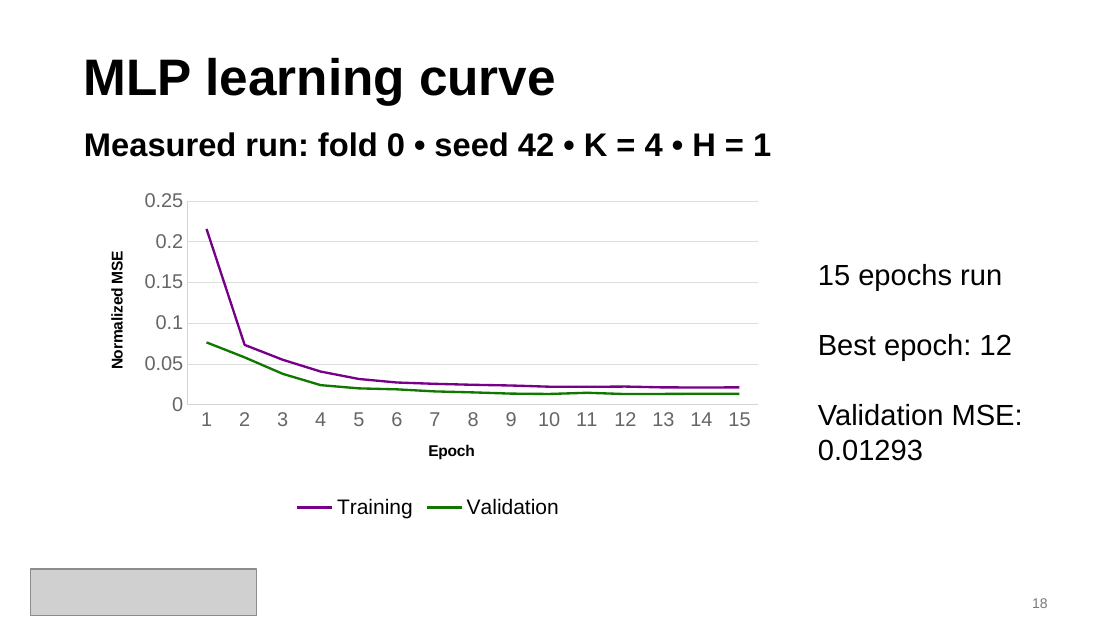
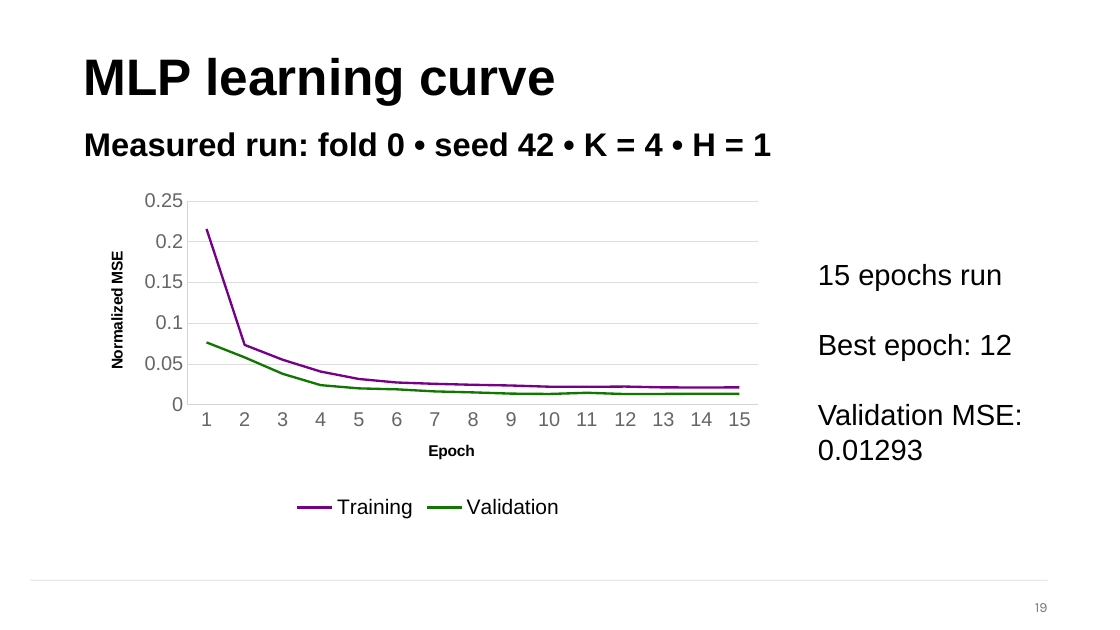
Before and after one commit to navrajkambo/MLP_LSTM_XFMR-Policies-for-Robot-Imitation-Learning-on-PushT, a slide deck: slide 19 of doc/ECE568_MLP_LSTM_XFMR-Policies-for-Robot-Imitation-Learning-on-PushT_ProjectUpdate.pptx (slide 18 before the commit). Drawn at 1120x630 pixels with LibreOffice and Linux fonts; fonts in the diff are those of the drawing; grey boxes stand for pictures; background and template pictures are left out. Boxes give left, top, right and bottom in pixels: in the first picture for what was removed or moved away, otherwise in the second. Text is boxed around its words. In the diff, an @@ line names an element or a change of style, - is before the commit and + after.

```diff
--- a/doc/ECE568_MLP_LSTM_XFMR-Policies-for-Robot-Imitation-Learning-on-PushT_ProjectUpdate.pptx
+++ b/doc/ECE568_MLP_LSTM_XFMR-Policies-for-Robot-Imitation-Learning-on-PushT_ProjectUpdate.pptx
@@ picture removed at <box>30,569,256,616</box> @@
@@ rectangle added at <box>30,580,1047,581</box>, fill #D9DDE3 @@
@@ text removed at <box>1032,598,1048,608</box> @@
-18
@@ page number added at <box>1035,603,1048,612</box>, 9 pt, text #7A7A7A @@
+19
```
Also in this commit, not shown: 20 other slides changed, 1 slide added, 1 other file.
